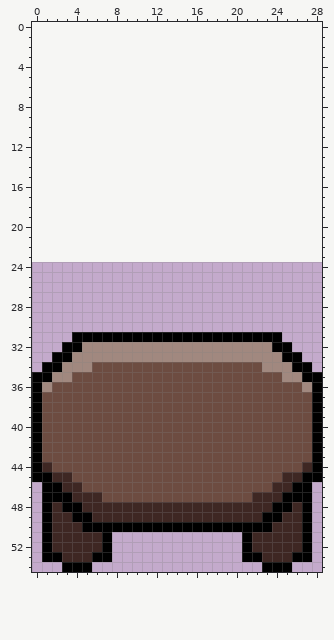
Two states of a pixel-art sprite, pics/Table.png. That is the earlier state.
The file is 32x32 pixels. The old version is drawn lined up with the new one, on the new canvas.
And afterwards:
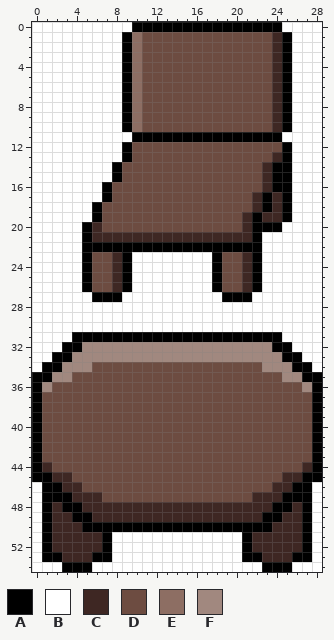
Palette (. is transparent): A #000000  B #ffffff  C #3e2723  D #6d4c41  E #8d6e63  F #a1887f
Difference:
canvas 32x32 -> 29x55, the old top-left corner now at -1,24 (the part of the old canvas that was cut away was empty and is not shown)
y 0: x 0..28 ............................. -> BBBBBBBBBBAAAAAAAAAAAAAAABBBB
y 1..10: x 0..28 ............................. -> BBBBBBBBBAEDDDDDDDDDDDDDCABBB
y 11: x 0..28 ............................. -> BBBBBBBBBBAAAAAAAAAAAAAAABBBB
y 12: x 0..28 ............................. -> BBBBBBBBBADDDDDDDDDDDDDDDABBB
y 13: x 0..28 ............................. -> BBBBBBBBBADDDDDDDDDDDDDDCABBB
y 14..15: x 0..28 ............................. -> BBBBBBBBADDDDDDDDDDDDDDCAABBB
y 16: x 0..28 ............................. -> BBBBBBBADDDDDDDDDDDDDDDCAABBB
y 17: x 0..28 ............................. -> BBBBBBBADDDDDDDDDDDDDDCACABBB
y 18: x 0..28 ............................. -> BBBBBBADDDDDDDDDDDDDDDCACABBB
y 19: x 0..28 ............................. -> BBBBBBADDDDDDDDDDDDDDCACCABBB
y 20: x 0..28 ............................. -> BBBBBACDDDDDDDDDDDDDDCAAABBBB
y 21: x 0..28 ............................. -> BBBBBACCCCCCCCCCCCCCCCABBBBBB
y 22: x 0..28 ............................. -> BBBBBAAAAAAAAAAAAAAAAAABBBBBB
y 23..26: x 0..28 ............................. -> BBBBBADDCABBBBBBBBADDCABBBBBB
y 27: x 0..28 ............................. -> BBBBBBAAABBBBBBBBBBAAABBBBBBB
y 28..30: x 0..28 ............................. -> BBBBBBBBBBBBBBBBBBBBBBBBBBBBB
y 31: x 0..3 .... -> BBBB; x 25..28 .... -> BBBB
y 32: x 0..2 ... -> BBB; x 26..28 ... -> BBB
y 33: x 0..1 .. -> BB; x 27..28 .. -> BB
y 34: x 0 . -> B; x 28 . -> B
y 46..50: x 0 . -> B; x 28 . -> B
y 51..53: x 0 . -> B; x 8..20 ............. -> BBBBBBBBBBBBB; x 28 . -> B
y 54: x 0..2 ... -> BBB; x 6..22 ................. -> BBBBBBBBBBBBBBBBB; x 26..28 ... -> BBB
Pixel boxes of the changes (left, top, right, bottom) in both pictures:
added: (32, 22, 322, 372)
added: (32, 482, 62, 572)
added: (92, 482, 322, 572)
